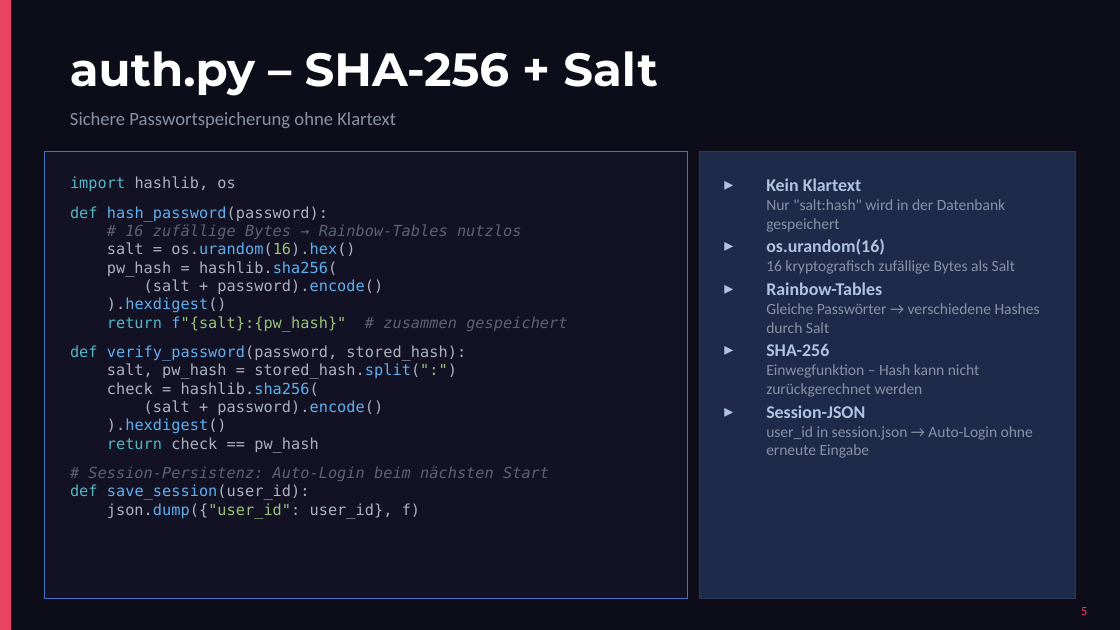
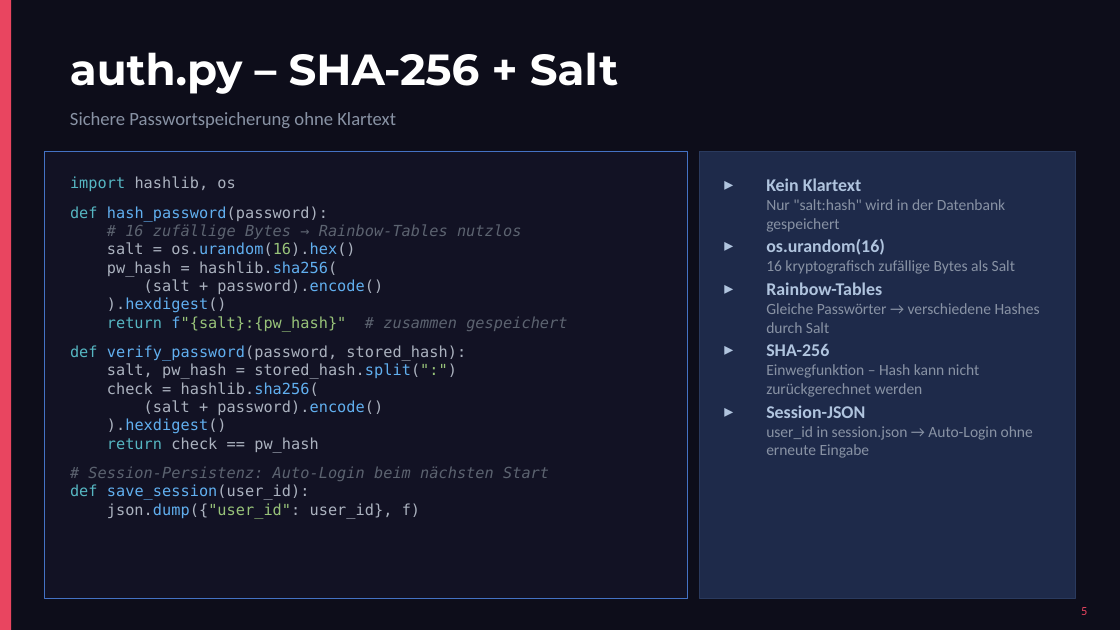
Before and after one commit to Tasterloster/Projekt_berufsschule, a slide deck: slide 5 of Präsentation/Präsentation_Projekt/HHBKTendo_Praesentation_1.pptx. Drawn at 1120x630 pixels with LibreOffice and Linux fonts; fonts in the diff are those of the drawing. Boxes give left, top, right and bottom in pixels: in the first picture for what was removed or moved away, otherwise in the second. Text is boxed around its words. In the diff, an @@ line names an element or a change of style, - is before the commit and + after.

```diff
--- a/Präsentation/Präsentation_Projekt/HHBKTendo_Praesentation_1.pptx
+++ b/Präsentation/Präsentation_Projekt/HHBKTendo_Praesentation_1.pptx
@@ text "auth.py – SHA-256 + Salt" at [70, 52, 618, 94]: size 30 to 28 pt @@
```
Also in this commit, not shown: 13 other slides changed.
